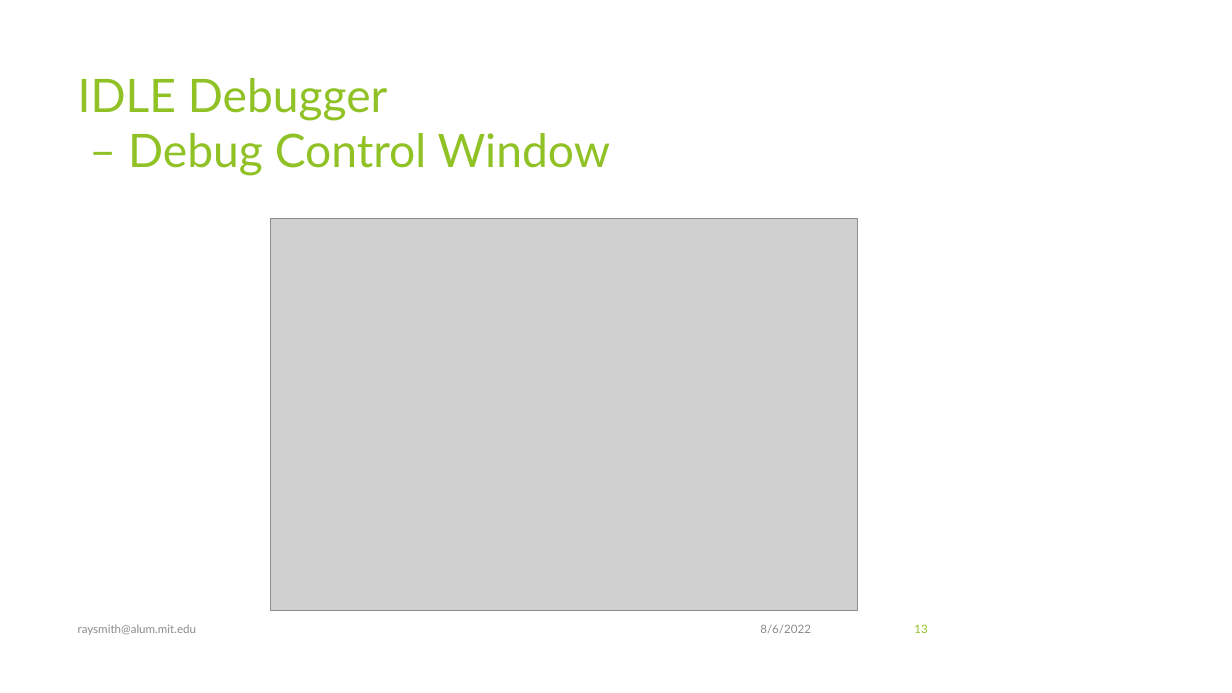
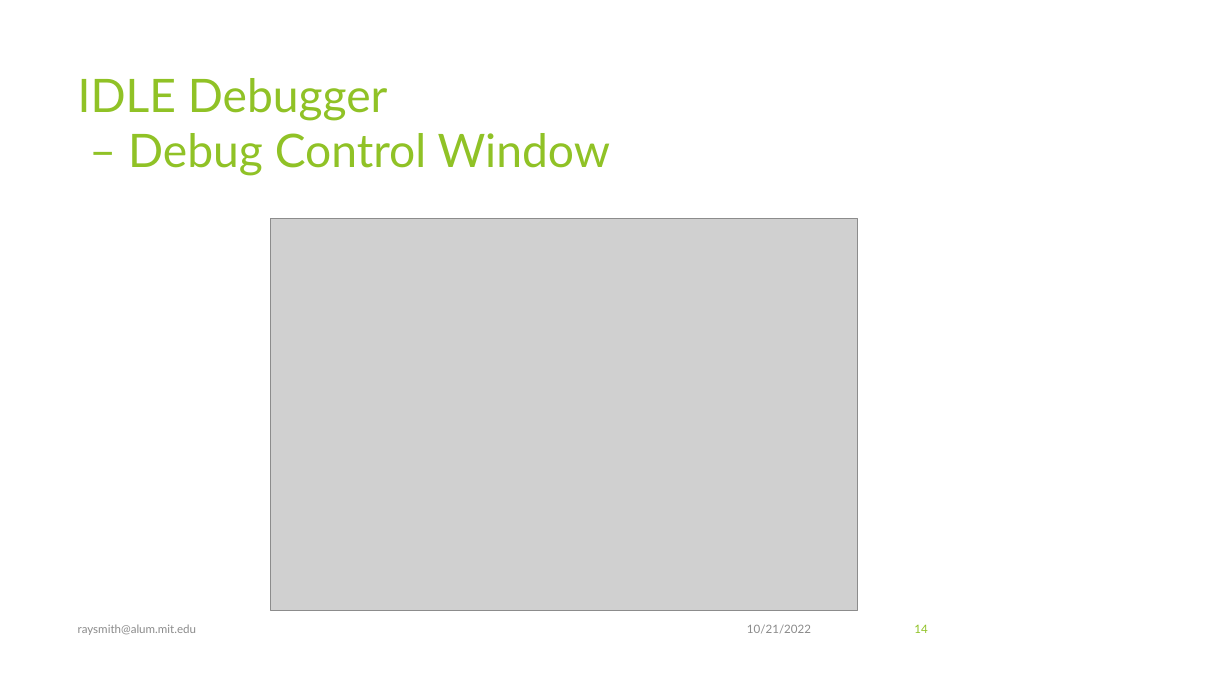
Before and after one commit to raysmith619/Introduction-To-Programming, a slide deck: slide 14 of presentation/Class_7_Graphics/Class_7_Graphics.pptx (slide 13 before the commit). Drawn at 1232x693 pixels with LibreOffice and Linux fonts; fonts in the diff are those of the drawing; grey boxes stand for pictures. Boxes give left, top, right and bottom in pixels: in the first picture for what was removed or moved away, otherwise in the second. Text is boxed around its words. In the diff, an @@ line names an element or a change of style, - is before the commit and + after.

```diff
--- a/presentation/Class_7_Graphics/Class_7_Graphics.pptx
+++ b/presentation/Class_7_Graphics/Class_7_Graphics.pptx
@@ text at [747, 624, 811, 633]: text changed @@
-8/6/2022
+10/21/2022
@@ page number at [914, 624, 927, 633]: text changed @@
-13
+14
```
Also in this commit, not shown: 10 other slides changed, 1 slide added.
